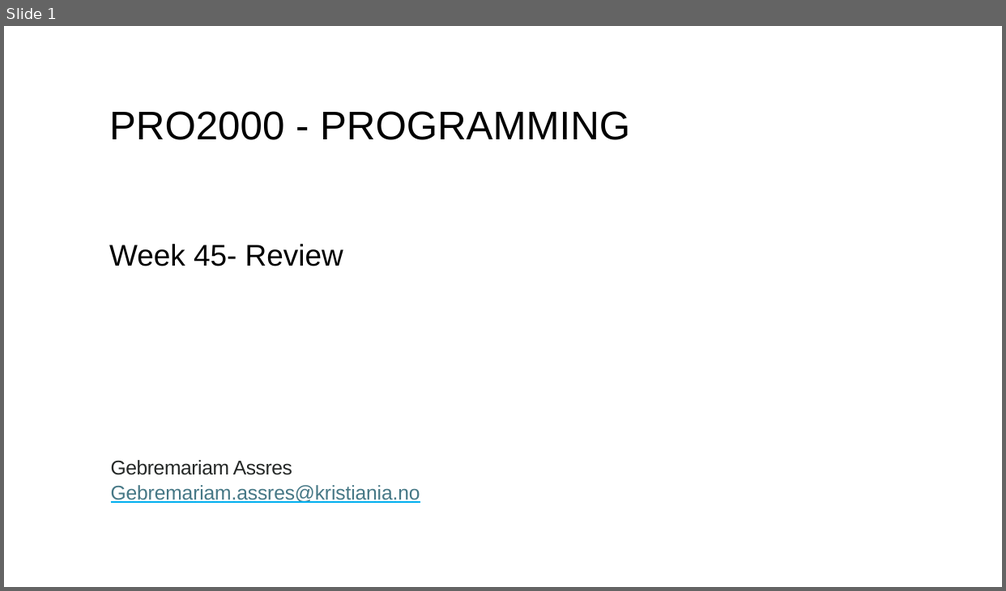
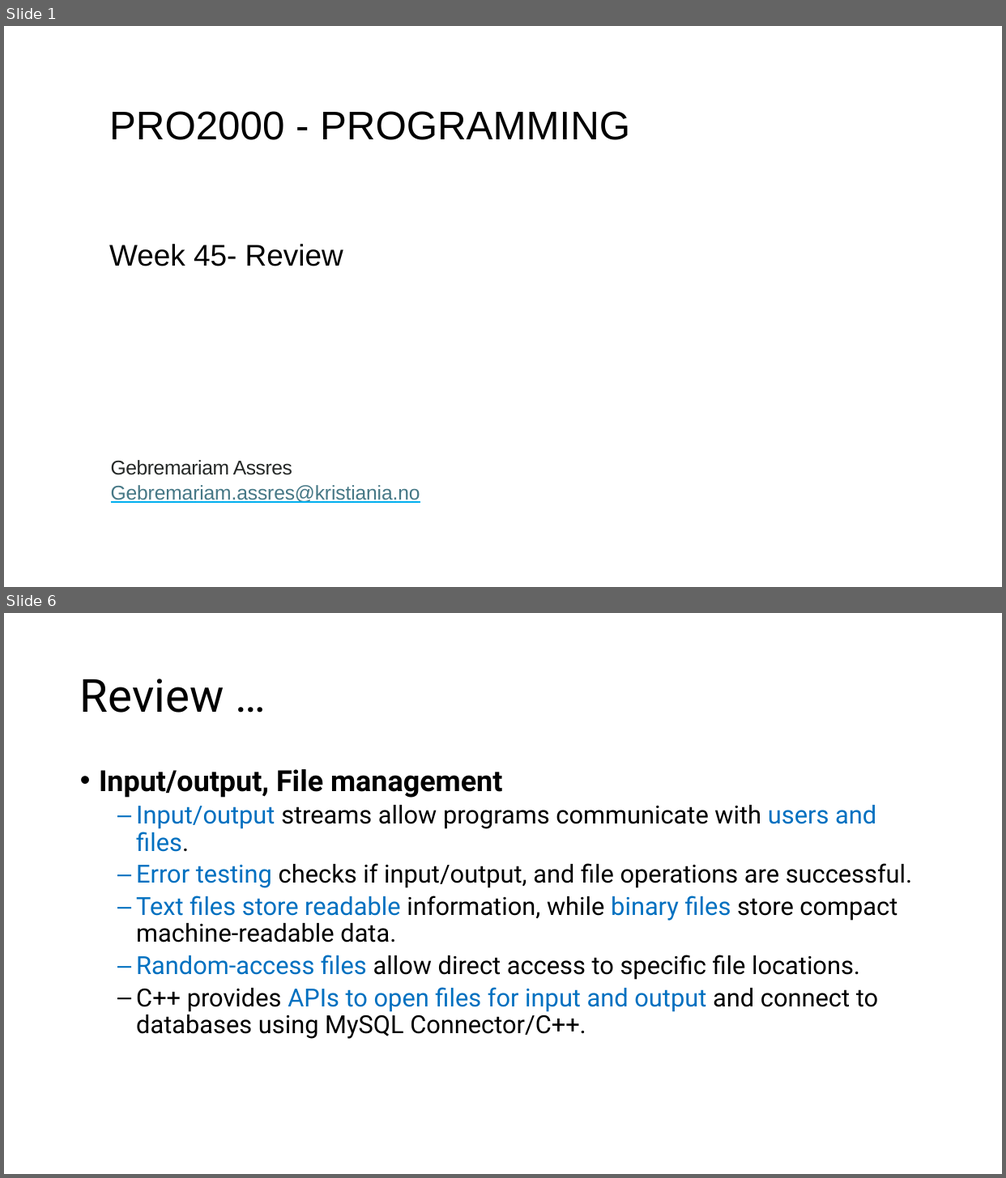
Before and after one commit to mesfinassres/Courses, a slide deck: PRO2000_Programming/Week 45-Review.pptx. Shown one above the other, each under a label of ours: slide 1 before the commit, slides 1 and 6 after it; the slides between them are not shown. The pictures are 1006x591 and 1006x1178 pixels, drawn with LibreOffice and Linux fonts; fonts in the diff are those of the drawing. Boxes give left, top, right and bottom in pixels: in the first picture for what was removed or moved away, otherwise in the second. Text is boxed around its words. In the diff, an @@ line names an element or a change of style, - is before the commit and + after.

```diff
--- a/PRO2000_Programming/Week 45-Review.pptx
+++ b/PRO2000_Programming/Week 45-Review.pptx
@@ slide 6 added at (4,613,1002,1174), background #FFFFFF @@
@@ title added at (80,679,224,713), 44 pt, text #000000 @@
+Review …
@@ text added at (99,769,912,1039), 24 pt, text #000000 @@
+• Input/output, File management
+  – Input/output streams allow programs communicate with users and files.
+  – Error testing checks if input/output, and file operations are successful.
+  – Text files store readable information, while binary files store compact machine-readable data.
+  – Random-access files allow direct access to specific file locations.
+  – C++ provides APIs to open files for input and output and connect to databases using MySQL Connector/C++.
```
Also in this commit, not shown: 2 slides changed, 7 other slides added, 1 slide removed.
